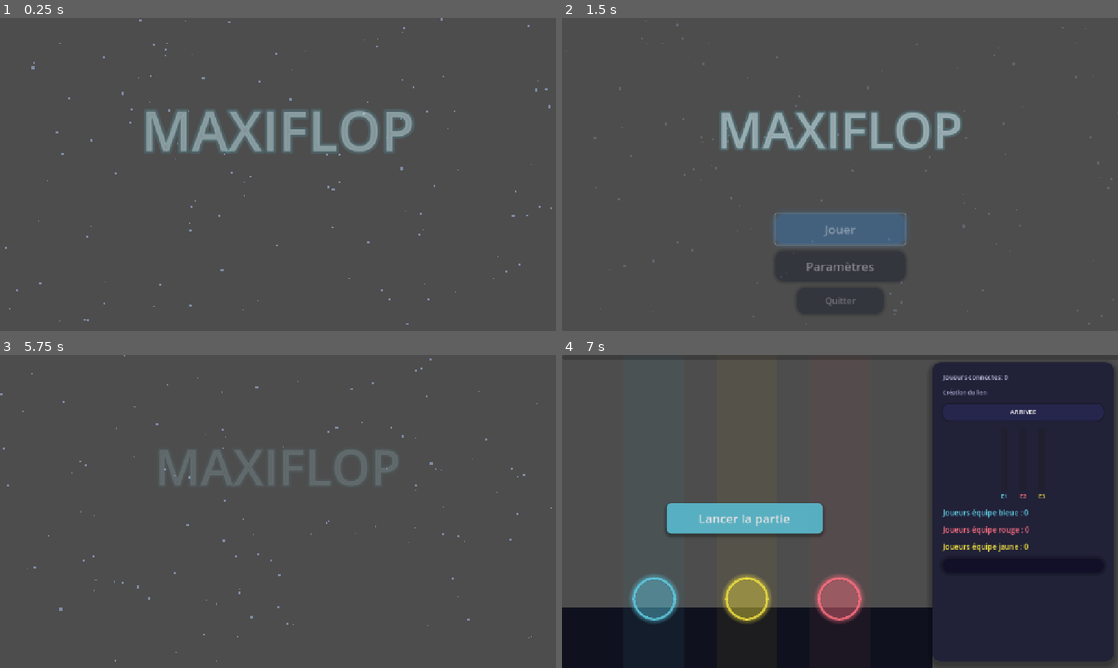
Above: before the commit, frames 1-4 (two rows, left to right).
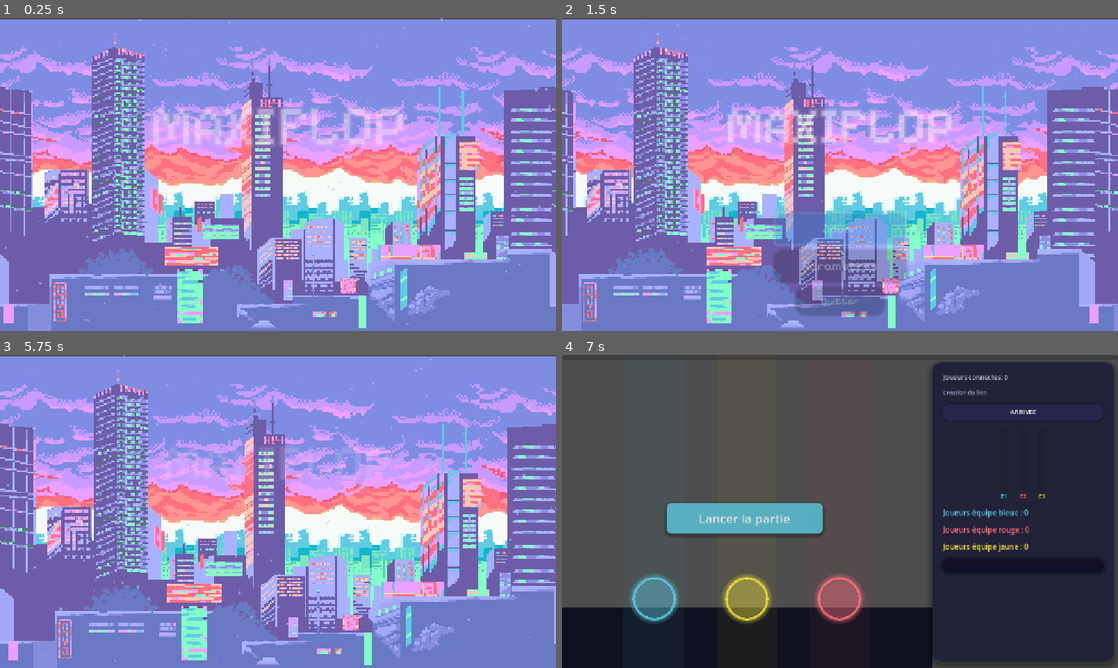
Above: after the commit, the same moments.

Repository: Maxx-bl/maxiflop
Game: Godot game, scene res://scenes/MainMenu.tscn
Two runs of this game, one before a commit and one after it. Both use one fixed random seed, a clock stepped at 60 frames per second and the inputs below. Sound files missing from this copy of the repository are replaced by a short silence.
Inputs:
- Up to frame 1 (0.25 s): no input
- Up to frame 2 (1.5 s): tap Enter at 0.5 s; hold D 0.53-1.25 s; click "Jouer" at 1.25 s
- Up to frame 3 (5.75 s): click "Lancer la partie" at 2 s; tap Space at 2.75, 4.25 s; hold S 2.78-3.53 s; tap Enter at 3.5, 5 s; hold D 3.53-5.03 s; hold A from 5.03 s (still down); tap Escape at 5.65 s
- Up to frame 4 (7 s): release A at 6.5 s; click "Jouer" at 6.5 s

The runs differ from the first frame. In frame 1, 100% of the frame differs, in the area x 0-100%, y 0-100%; in frame 2, 100%; in frame 3, 100%; in frame 4, nothing differs.

Commit message:
ajout des modifications graphiques du panel Menu

Diff:
--- a/maxiflop-src/scenes/MainMenu.tscn
+++ b/maxiflop-src/scenes/MainMenu.tscn
@@ -1,6 +1,17 @@
-[gd_scene load_steps=4 format=3 uid="uid://c0m6mdl1wv08f"]
+[gd_scene load_steps=10 format=3 uid="uid://c0m6mdl1wv08f"]
 
-[ext_resource type="Script" uid="uid://b148fd4lni6nl" path="res://scripts/MainMenu.gd" id="1"]
+[ext_resource type="Script" path="res://scripts/MainMenu.gd" id="1"]
+[ext_resource type="Script" path="res://scenes/fond_anime.gd" id="2_erhmc"]
+[ext_resource type="Texture2D" uid="uid://cyly04si3hqwy" path="res://assets/Menu/back.png" id="3_5worl"]
+[ext_resource type="Texture2D" uid="uid://c05uljv5cwbo" path="res://assets/Menu/buildings.png" id="4_4t1st"]
+[ext_resource type="Texture2D" uid="uid://bh8mq35drxua5" path="res://assets/Menu/front.png" id="5_v3lso"]
+[ext_resource type="FontFile" uid="uid://b4ve68u3poffy" path="res://assets/Ecriture/PixelifySans-VariableFont_wght.ttf" id="6_kklnh"]
+
+[sub_resource type="Environment" id="Environment_4xdg5"]
+background_mode = 3
+glow_enabled = true
+glow_intensity = 2.5
+glow_blend_mode = 0
 
 [sub_resource type="StyleBoxFlat" id="StyleBoxFlat_btn_hover"]
 bg_color = Color(0.2, 0.5, 0.8, 0.6)
@@ -12,16 +23,53 @@
 shadow_size = 15
 
 [sub_resource type="StyleBoxFlat" id="StyleBoxFlat_btn"]
-bg_color = Color(0.12, 0.15, 0.25, 0.8)
+bg_color = Color(0.223529, 5.63922, 7.56863, 0)
+border_color = Color(0.976723, 0.701152, 0.880131, 1)
 corner_radius_top_left = 20
 corner_radius_top_right = 20
 corner_radius_bottom_right = 20
 corner_radius_bottom_left = 20
+corner_detail = 7
 shadow_color = Color(0, 0, 0, 0.5)
 shadow_size = 8
 
 [node name="MainMenu" type="Node2D"]
 script = ExtResource("1")
+
+[node name="WorldEnvironment" type="WorldEnvironment" parent="."]
+environment = SubResource("Environment_4xdg5")
+
+[node name="FondAnime" type="ParallaxBackground" parent="."]
+script = ExtResource("2_erhmc")
+
+[node name="CoucheCiel" type="ParallaxLayer" parent="FondAnime"]
+motion_scale = Vector2(0.2, 0.2)
+motion_mirroring = Vector2(1280, 0)
+
+[node name="SpriteCiel" type="Sprite2D" parent="FondAnime/CoucheCiel"]
+texture_filter = 1
+position = Vector2(642, 362.5)
+scale = Vector2(4.45139, 3.75521)
+texture = ExtResource("3_5worl")
+
+[node name="CoucheBatiments" type="ParallaxLayer" parent="FondAnime"]
+motion_scale = Vector2(0.6, 0.6)
+motion_mirroring = Vector2(1280, 0)
+
+[node name="SpriteBatiments" type="Sprite2D" parent="FondAnime/CoucheBatiments"]
+texture_filter = 1
+position = Vector2(640.375, 362)
+scale = Vector2(4.44879, 3.75521)
+texture = ExtResource("4_4t1st")
+
+[node name="CouchePremierPlan" type="ParallaxLayer" parent="FondAnime"]
+motion_mirroring = Vector2(1280, 0)
+
+[node name="SpritePremierPlan" type="Sprite2D" parent="FondAnime/CouchePremierPlan"]
+texture_filter = 1
+position = Vector2(640, 359)
+scale = Vector2(4.44444, 3.76042)
+texture = ExtResource("5_v3lso")
 
 [node name="Background" type="ColorRect" parent="."]
 anchors_preset = 15
@@ -46,6 +94,7 @@
 color = Color(0.7, 0.8, 1, 0.5)
 
 [node name="TitleLabel" type="Label" parent="."]
+modulate = Color(3.243, 0.956, 0.989, 1)
 offset_top = 180.0
 offset_right = 1280.0
 offset_bottom = 320.0
@@ -55,7 +104,8 @@
 theme_override_constants/shadow_offset_x = 0
 theme_override_constants/shadow_offset_y = 0
 theme_override_constants/shadow_outline_size = 20
-theme_override_font_sizes/font_size = 110
+theme_override_fonts/font = ExtResource("6_kklnh")
+theme_override_font_sizes/font_size = 111
 text = "MAXIFLOP"
 horizontal_alignment = 1
 
@@ -65,6 +115,7 @@
 offset_right = 790.0
 offset_bottom = 520.0
 theme_override_colors/font_color = Color(1, 1, 1, 1)
+theme_override_fonts/font = ExtResource("6_kklnh")
 theme_override_font_sizes/font_size = 28
 theme_override_styles/hover = SubResource("StyleBoxFlat_btn_hover")
 theme_override_styles/normal = SubResource("StyleBoxFlat_btn")
@@ -76,6 +127,7 @@
 offset_right = 790.0
 offset_bottom = 605.0
 theme_override_colors/font_color = Color(1, 1, 1, 1)
+theme_override_fonts/font = ExtResource("6_kklnh")
 theme_override_font_sizes/font_size = 28
 theme_override_styles/hover = SubResource("StyleBoxFlat_btn_hover")
 theme_override_styles/normal = SubResource("StyleBoxFlat_btn")
@@ -86,8 +138,9 @@
 offset_top = 620.0
 offset_right = 740.0
 offset_bottom = 680.0
-theme_override_colors/font_color = Color(0.933, 0.933, 0.933, 0.8)
-theme_override_font_sizes/font_size = 20
+theme_override_colors/font_color = Color(0.93, 0.93, 0.93, 1)
+theme_override_fonts/font = ExtResource("6_kklnh")
+theme_override_font_sizes/font_size = 23
 theme_override_styles/hover = SubResource("StyleBoxFlat_btn_hover")
 theme_override_styles/normal = SubResource("StyleBoxFlat_btn")
 text = "Quitter"
